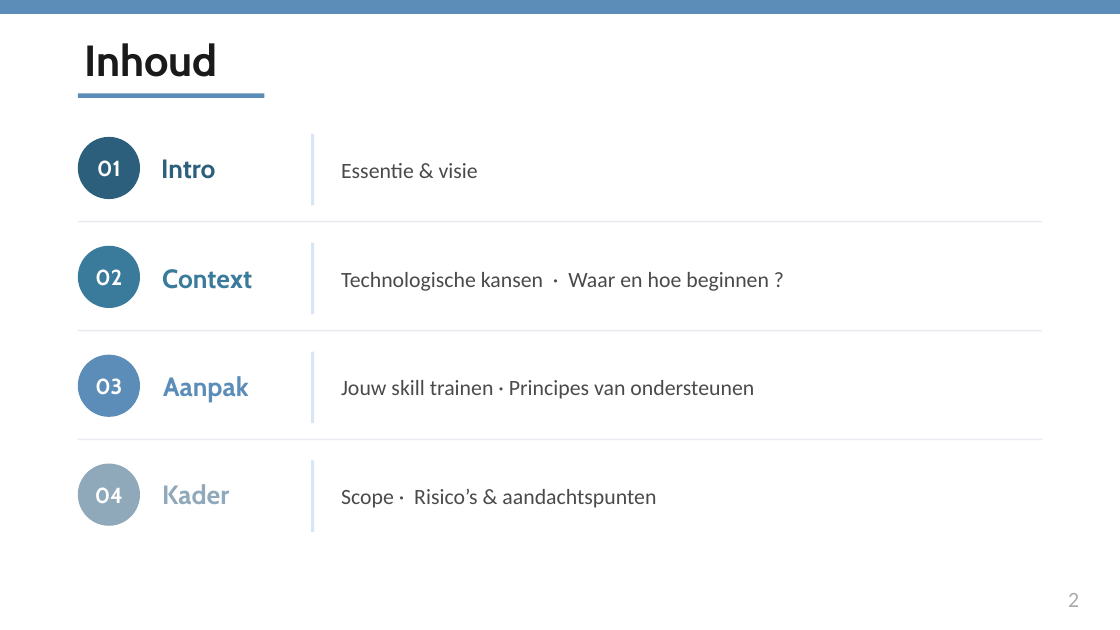
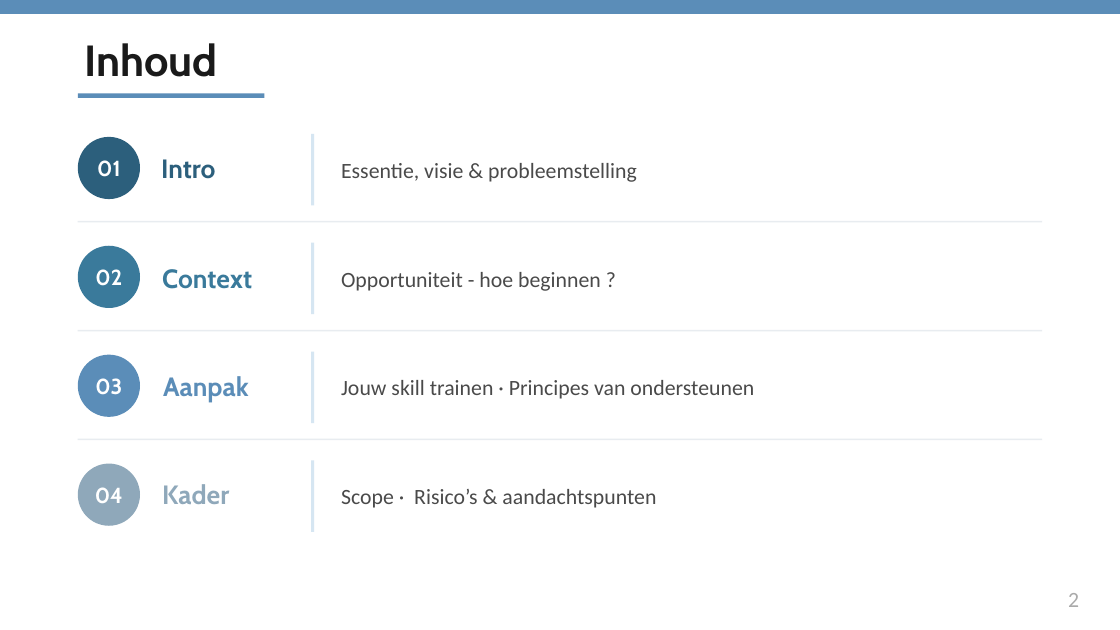
Before and after one commit to wimpierson/wim-claude-context, a slide deck: slide 2 of WWWim_Propositie.pptx. Drawn at 1120x630 pixels with LibreOffice and Linux fonts; fonts in the diff are those of the drawing. Boxes give left, top, right and bottom in pixels: in the first picture for what was removed or moved away, otherwise in the second. Text is boxed around its words. In the diff, an @@ line names an element or a change of style, - is before the commit and + after.

```diff
--- a/WWWim_Propositie.pptx
+++ b/WWWim_Propositie.pptx
@@ text at bbox=[341, 163, 637, 182]: text changed @@
-Essentie & visie
+Essentie, visie & probleemstelling
@@ text at bbox=[341, 272, 601, 291]: text changed @@
-Technologische kansen · Waar en hoe beginnen ?
+Opportuniteit - hoe beginnen ?
```
Also in this commit, not shown: 12 other slides changed, 1 slide added.
